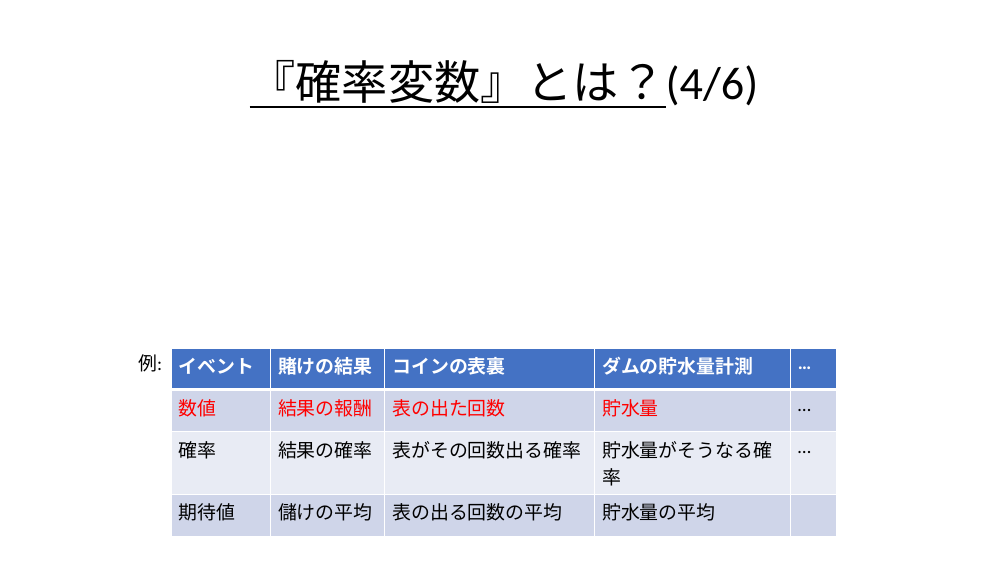
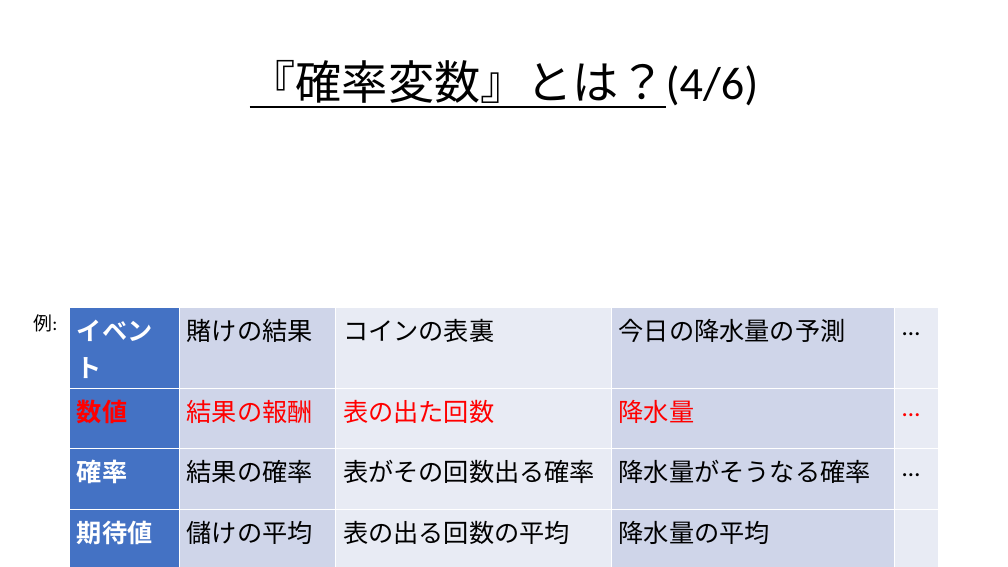
Before and after one commit to Ryo-KATAYAMA/Senior_Project, a slide deck: slide 30 of Chapter4_1.pptx (slide 28 before the commit). Drawn at 1008x567 pixels with LibreOffice and Linux fonts; fonts in the diff are those of the drawing; grey boxes stand for pictures. Boxes give left, top, right and bottom in pixels: in the first picture for what was removed or moved away, otherwise in the second. Text is boxed around its words. In the diff, an @@ line names an element or a change of style, - is before the commit and + after.

```diff
--- a/Chapter4_1.pptx
+++ b/Chapter4_1.pptx
@@ text "例:" moved from (x1=138, y1=354, x2=162, y2=372) to (x1=33, y1=314, x2=57, y2=332) @@
@@ table at (x1=70, y1=308, x2=939, y2=549) @@
-row 1, column 4: ダムの貯水量計測
+row 1, column 4: 今日の降水量の予測
-row 2, column 4: 貯水量
+row 2, column 4: 降水量
-row 3, column 4: 貯水量がそうなる確率
+row 3, column 4: 降水量がそうなる確率
-row 4, column 4: 貯水量の平均
+row 4, column 4: 降水量の平均
@@ fill #4472C4 to #CFD5EA in 2 cells @@
@@ fill #4472C4 to #E9EBF5 in 2 cells @@
@@ fill #CFD5EA to #4472C4 in 2 cells @@
@@ fill #CFD5EA to #E9EBF5 in 4 cells @@
@@ fill #E9EBF5 to #4472C4 in row 3, column 1 @@
@@ fill #E9EBF5 to #CFD5EA in 2 cells @@
@@ size 18 to 24 pt in "イベント", "賭けの結果", "コインの表裏", "…" and 11 more places @@
@@ text colour #FFFFFF to #000000, bold off in "賭けの結果", "コインの表裏", "…" @@
@@ bold on in "数値", "確率", "期待値" @@
@@ text colour #000000 to #FF0000 in "…" @@
@@ text colour #000000 to #FFFFFF in "確率", "期待値" @@
@@ borders changed @@
@@ table resized from (x1=171, y1=348, x2=838, y2=525) to (x1=70, y1=308, x2=939, y2=549) @@
```
Also in this commit, not shown: 56 other slides changed, 22 slides added, 4 slides removed.
